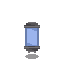
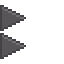
Layered file, before and after one edit (64×64). Changes by layer:
hid group "Group 6" (4 layers) over bbox(24, 22, 40, 59)
added group "Group 8" with 1 layers above "walls" over bbox(0, 5, 26, 59)
added layer "Layer 36 copy" in group "Group 8" over bbox(0, 5, 26, 59)
